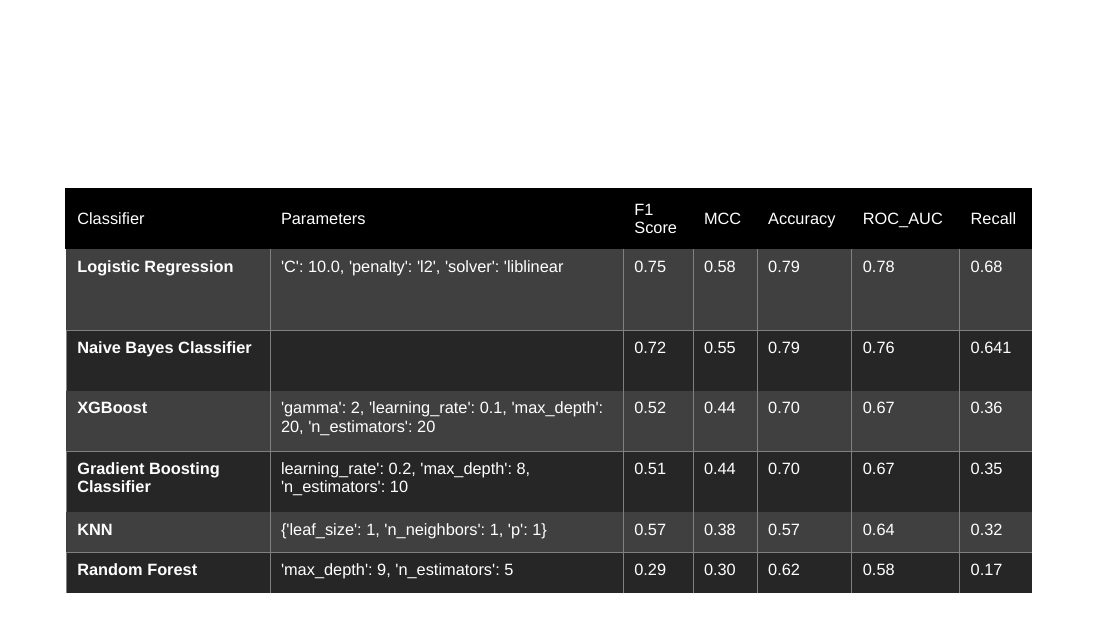
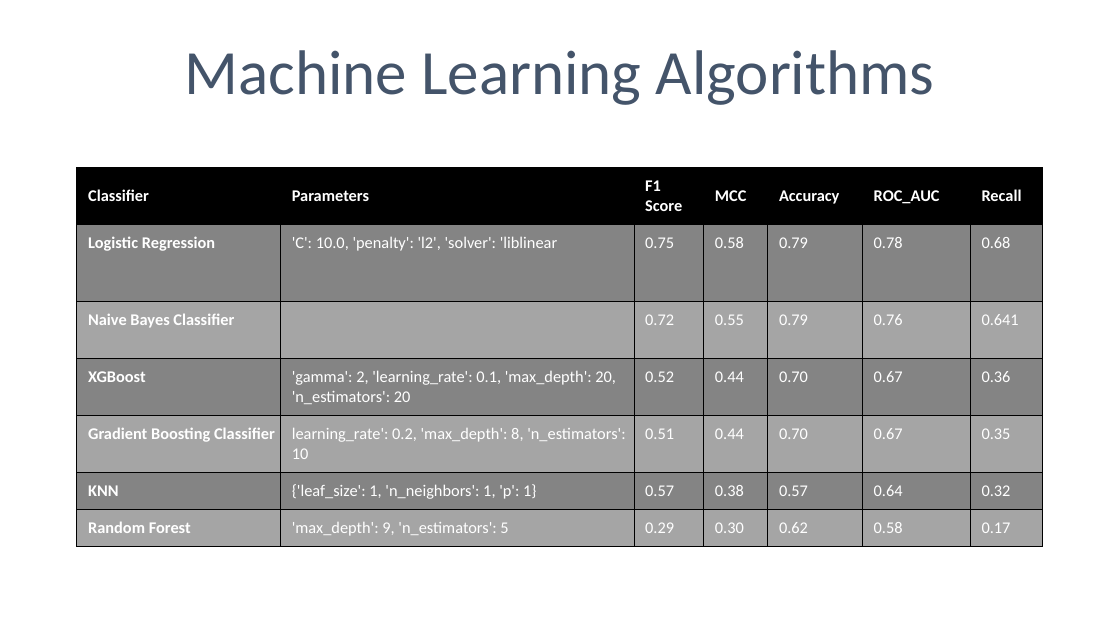
Before and after one commit to iban121/Springboard, a slide deck: slide 7 of Capstone 3/notebooks/Binary Classification of Tweets.pptx. Drawn at 1120x630 pixels with LibreOffice and Linux fonts; fonts in the diff are those of the drawing. Boxes give left, top, right and bottom in pixels: in the first picture for what was removed or moved away, otherwise in the second. Text is boxed around its words. In the diff, an @@ line names an element or a change of style, - is before the commit and + after.

```diff
--- a/Capstone 3/notebooks/Binary Classification of Tweets.pptx
+++ b/Capstone 3/notebooks/Binary Classification of Tweets.pptx
@@ title added at <box>185,50,935,105</box>, 54 pt, text #44546A @@
+Machine Learning Algorithms
@@ table at <box>77,168,1044,546</box> @@
@@ fill #404040 to #848484 in 21 cells @@
@@ fill #262626 to #A5A5A5 in 21 cells @@
@@ font Arial to Calibri @@
@@ bold on in "Classifier", "Parameters", "F1 Score", "MCC" and 3 more places @@
@@ borders changed @@
@@ table: place and size @@
-table at <box>66,189,1033,593</box>
+table at <box>77,168,1044,546</box>
```
Also in this commit, not shown: 2 other slides changed, 8 slides added, 6 slides removed, 3 other files.
